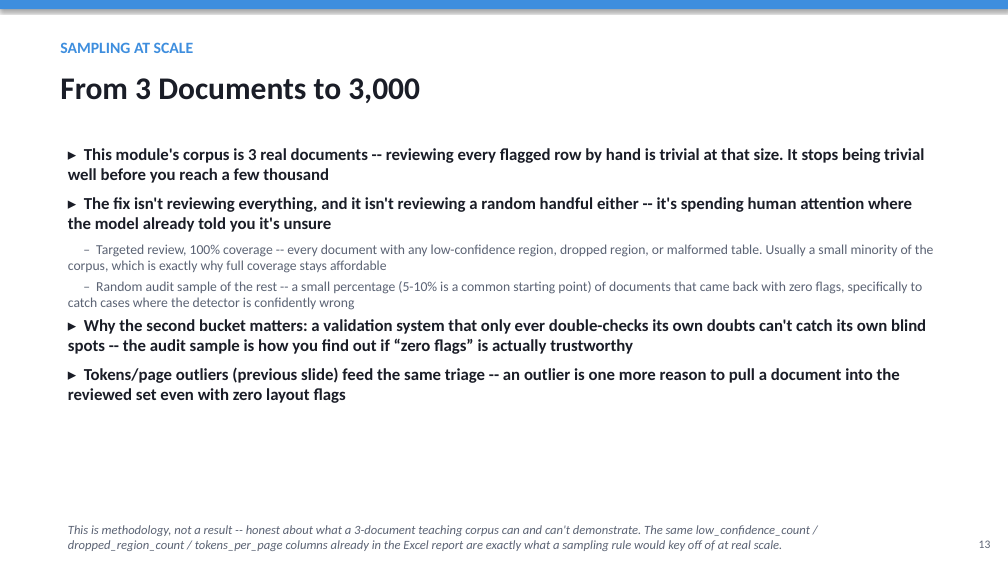
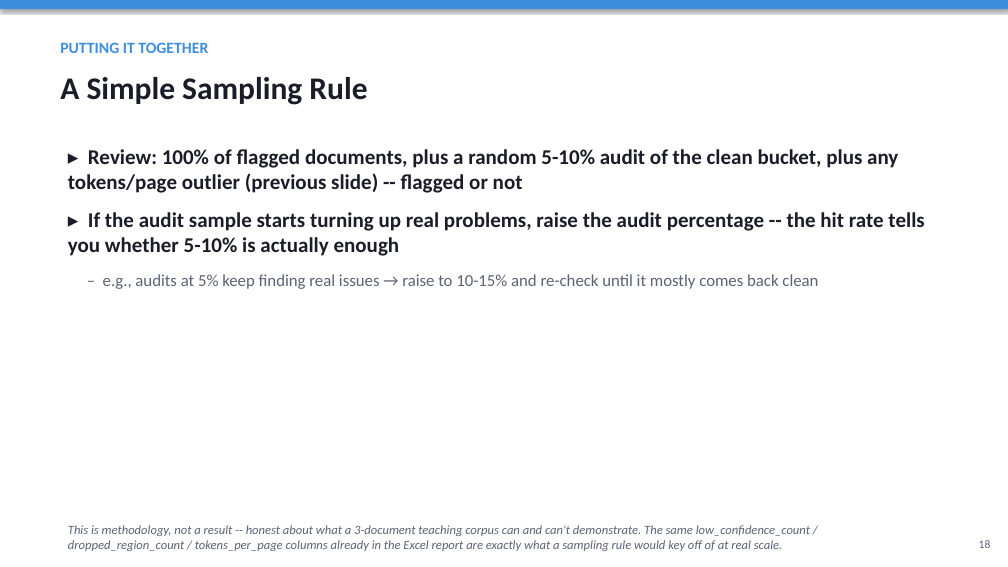
Before and after one commit to HITTESH2003/TRAINING, a slide deck: slide 18 of 2. ANALYSIS/Analysis_Module_Overview.pptx (slide 13 before the commit). Drawn at 1008x567 pixels with LibreOffice and Linux fonts; fonts in the diff are those of the drawing. Boxes give left, top, right and bottom in pixels: in the first picture for what was removed or moved away, otherwise in the second. Text is boxed around its words. In the diff, an @@ line names an element or a change of style, - is before the commit and + after.

```diff
--- a/2. ANALYSIS/Analysis_Module_Overview.pptx
+++ b/2. ANALYSIS/Analysis_Module_Overview.pptx
@@ text at (x1=60, y1=42, x2=208, y2=53): text changed @@
-SAMPLING AT SCALE
+PUTTING IT TOGETHER
@@ text at (x1=60, y1=77, x2=367, y2=105): text changed @@
-From 3 Documents to 3,000
+A Simple Sampling Rule
@@ text at (x1=68, y1=149, x2=924, y2=289): text changed; size 16 to 20 pt @@
-▸ This module's corpus is 3 real documents -- reviewing every flagged row by hand is trivial at that size. It stops being trivial well before you reach a few thousand
-▸ The fix isn't reviewing everything, and it isn't reviewing a random handful either -- it's spending human attention where the model already told you it's unsure
-– Targeted review, 100% coverage -- every document with any low-confidence region, dropped region, or malformed table. Usually a small minority of the corpus, which is exactly why full coverage stays affordable
-– Random audit sample of the rest -- a small percentage (5-10% is a common starting point) of documents that came back with zero flags, specifically to catch cases where the detector is confidently wrong
-▸ Why the second bucket matters: a validation system that only ever double-checks its own doubts can't catch its own blind spots -- the audit sample is how you find out if “zero flags” is actually trustworthy
-▸ Tokens/page outliers (previous slide) feed the same triage -- an outlier is one more reason to pull a document into the reviewed set even with zero layout flags
+▸ Review: 100% of flagged documents, plus a random 5-10% audit of the clean bucket, plus any tokens/page outlier (previous slide) -- flagged or not
+▸ If the audit sample starts turning up real problems, raise the audit percentage -- the hit rate tells you whether 5-10% is actually enough
+– e.g., audits at 5% keep finding real issues → raise to 10-15% and re-check until it mostly comes back clean
@@ text at (x1=979, y1=540, x2=991, y2=548): text changed @@
-13
+18
```
Also in this commit, not shown: 9 other slides changed, 5 slides added, 1 other file.
